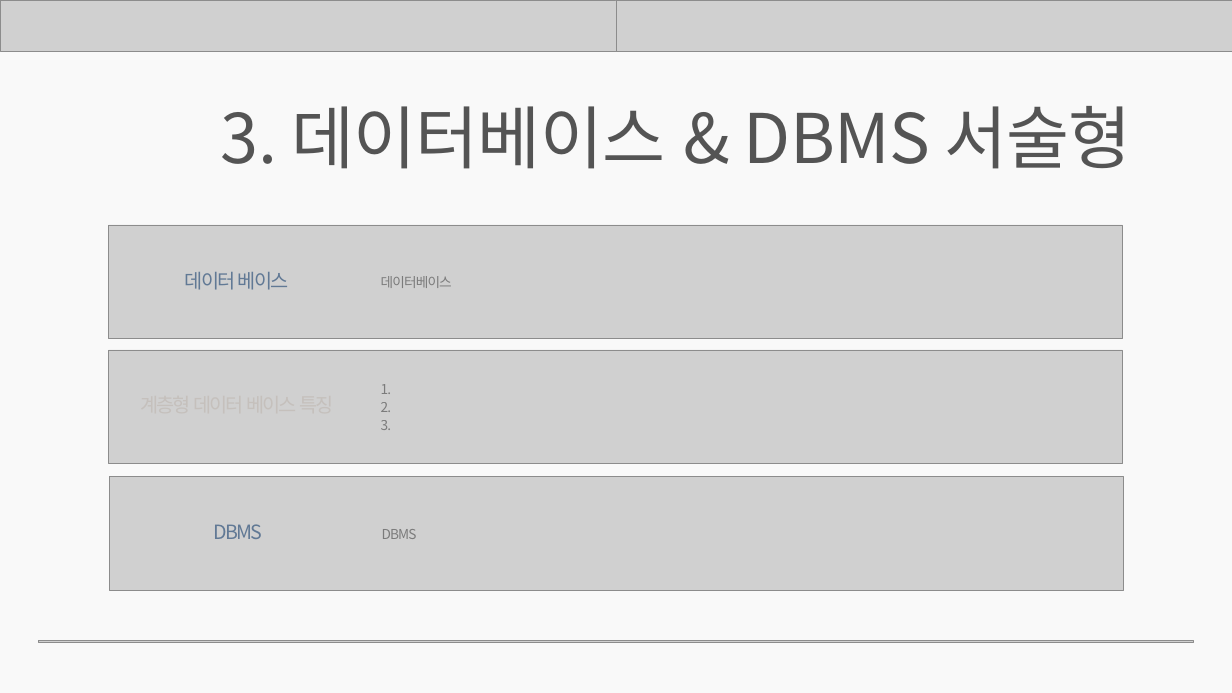
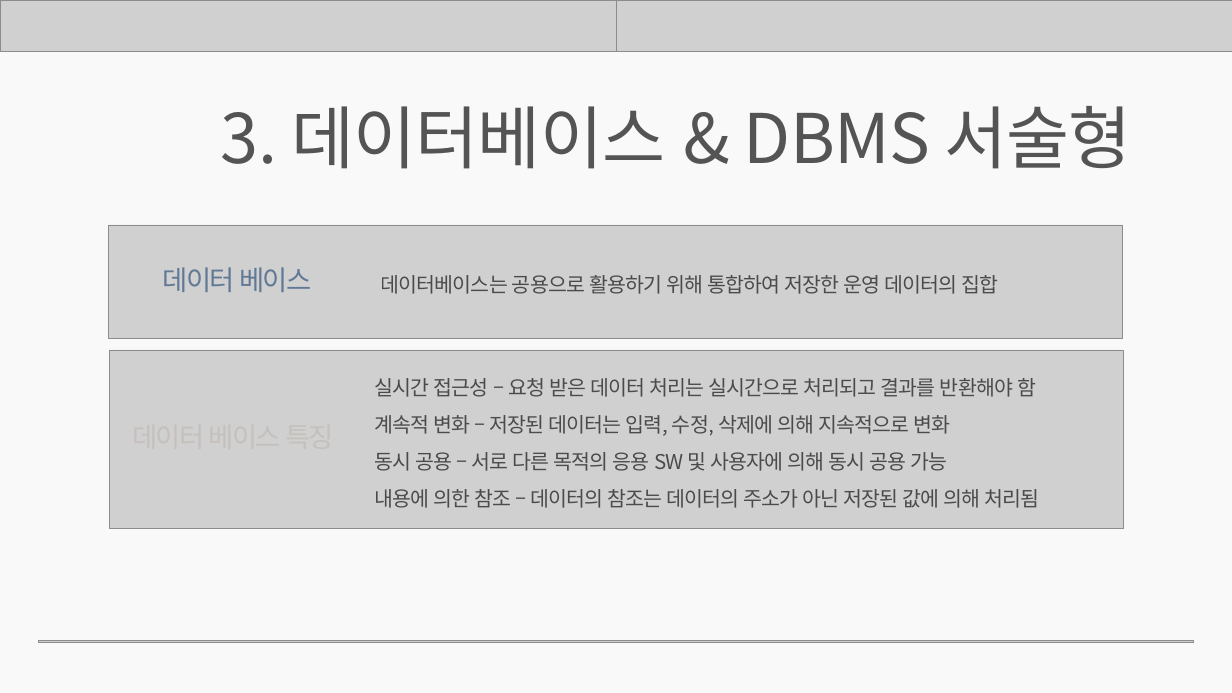
Before and after one commit to rombird/LEELEELIM, a slide deck: slide 19 of 응용SW기초기술활용.pptx (slide 15 before the commit). Drawn at 1232x693 pixels with LibreOffice and Linux fonts; fonts in the diff are those of the drawing; grey boxes stand for pictures; background and template pictures are left out. Boxes give left, top, right and bottom in pixels: in the first picture for what was removed or moved away, otherwise in the second. Text is boxed around its words. In the diff, an @@ line names an element or a change of style, - is before the commit and + after.

```diff
--- a/응용SW기초기술활용.pptx
+++ b/응용SW기초기술활용.pptx
@@ text "데이터 베이스" at [292, 106, 666, 169]: size 23 to 32 pt @@
@@ text at [163, 267, 311, 292]: text changed; size 23 to 32 pt @@
-계층형 데이터 베이스 특징
+데이터 베이스 특징
@@ text at [381, 275, 999, 294]: text changed; size 16 to 24 pt; text colour #545454 at 67% opacity to #0D0D0D at 67% opacity @@
-데이터베이스
+데이터베이스는 공용으로 활용하기 위해 통합하여 저장한 운영 데이터의 집합
@@ picture: place and size @@
-picture at [108, 350, 1122, 464]
+picture at [109, 350, 1123, 528]
@@ text added at [374, 378, 1040, 508], 24 pt, text #0D0D0D at 67% opacity @@
+실시간 접근성 – 요청 받은 데이터 처리는 실시간으로 처리되고 결과를 반환해야 함
+계속적 변화 – 저장된 데이터는 입력, 수정, 삭제에 의해 지속적으로 변화
+동시 공용 – 서로 다른 목적의 응용 SW 및 사용자에 의해 동시 공용 가능
+내용에 의한 참조 – 데이터의 참조는 데이터의 주소가 아닌 저장된 값에 의해 처리됨
@@ text removed at [381, 384, 392, 430] @@
-1.
-2.
-3.
@@ picture removed at [110, 477, 1124, 591] @@
@@ text removed at [213, 524, 262, 539] @@
-DBMS
@@ text removed at [382, 529, 417, 539] @@
-DBMS
```
Also in this commit, not shown: 13 other slides changed, 9 slides added.
